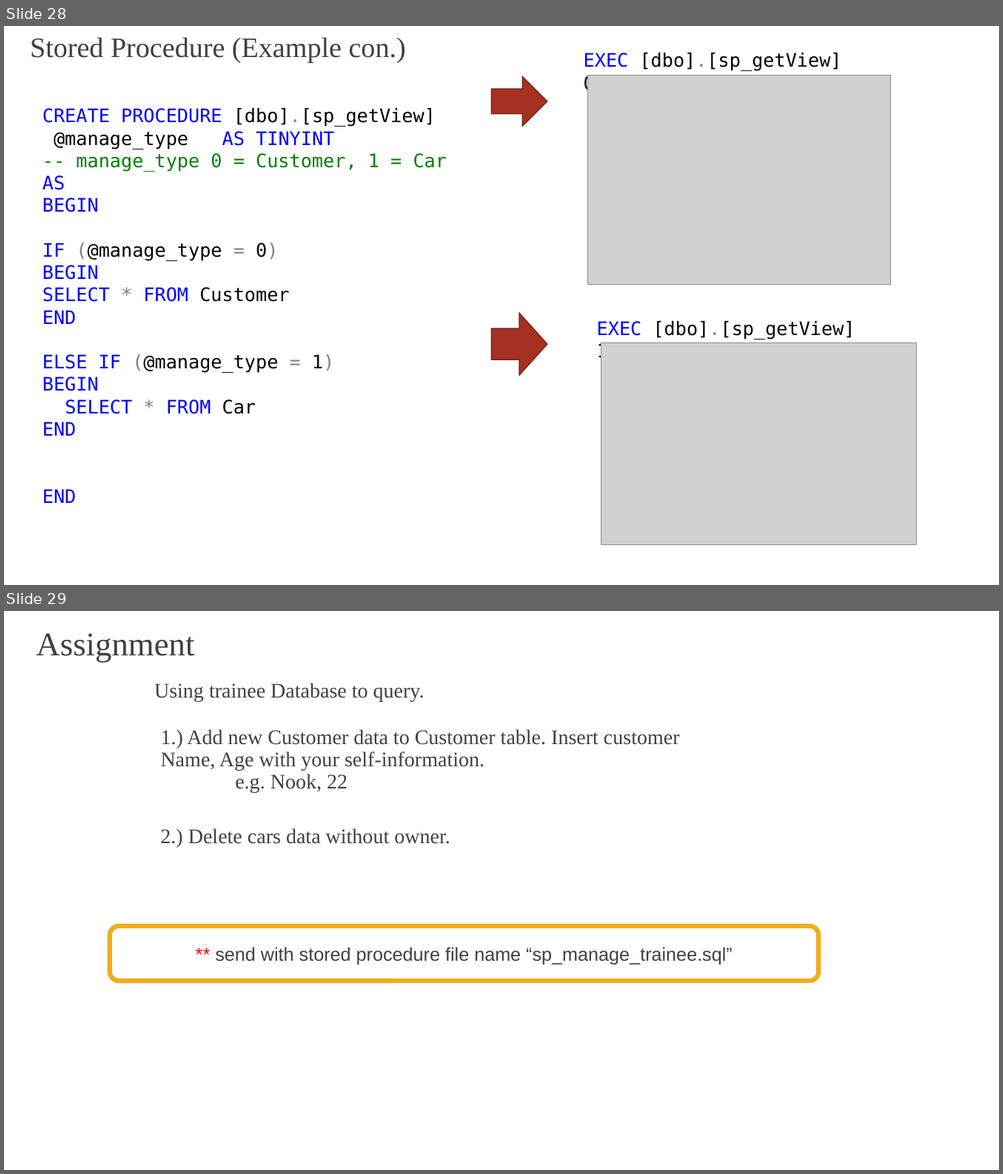
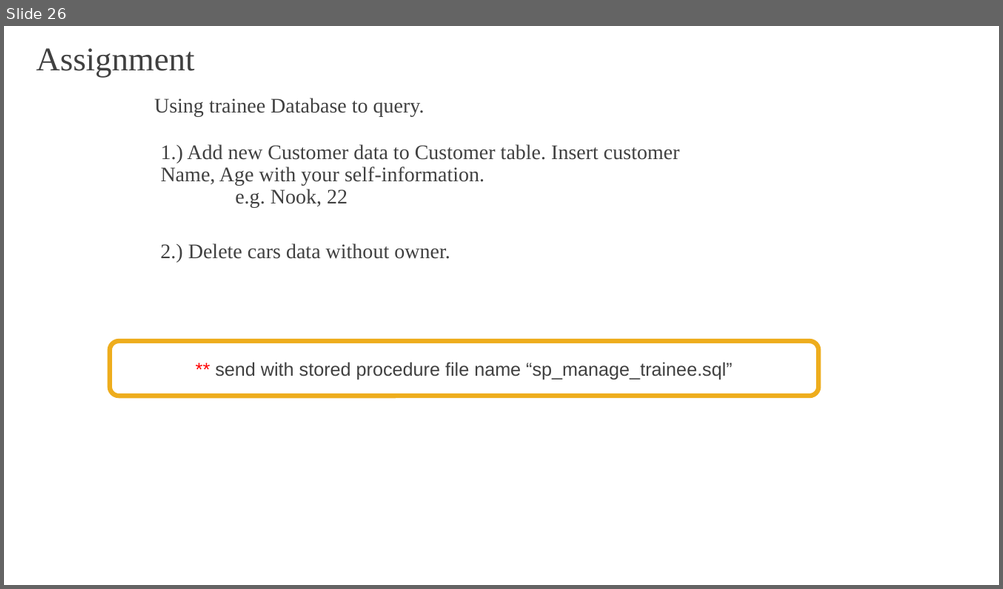
Before and after one commit to nuenook/sql2018, a slide deck: SQL.pptm. Shown one above the other, each under a label of ours: slides 28 and 29 before the commit, slide 26 after it. The pictures are 1003x1174 and 1003x589 pixels, drawn with LibreOffice and Linux fonts; fonts in the diff are those of the drawing; grey boxes stand for pictures; background and template pictures are left out. Boxes give left, top, right and bottom in pixels: in the first picture for what was removed or moved away, otherwise in the second. Text is boxed around its words. In the diff, an @@ line names an element or a change of style, - is before the commit and + after.

```diff
--- a/SQL.pptm
+++ b/SQL.pptm
@@ slide 28 removed at [4, 26, 999, 585], background picture (left out) @@
@@ text removed at [30, 37, 406, 63] @@
-Stored Procedure (Example con.)
@@ text removed at [583, 53, 842, 94] @@
-EXEC [dbo].[sp_getView] 0
@@ right arrow removed at [491, 77, 547, 127] @@
@@ picture removed at [587, 76, 891, 285] @@
@@ text removed at [42, 108, 447, 503] @@
-CREATE PROCEDURE [dbo].[sp_getView]
-@manage_type AS TINYINT
--- manage_type 0 = Customer, 1 = Car
-AS
-BEGIN
-IF (@manage_type = 0)
-BEGIN
-SELECT * FROM Customer
-END
-ELSE IF (@manage_type = 1)
-BEGIN
-SELECT * FROM Car
-END
-END
@@ down arrow removed at [491, 313, 547, 375] @@
@@ text removed at [597, 321, 855, 362] @@
-EXEC [dbo].[sp_getView] 1
@@ picture removed at [601, 343, 916, 545] @@
@@ what was slide 29 is now slide 26 @@
```
Also in this commit, not shown: 2 other slides removed.
